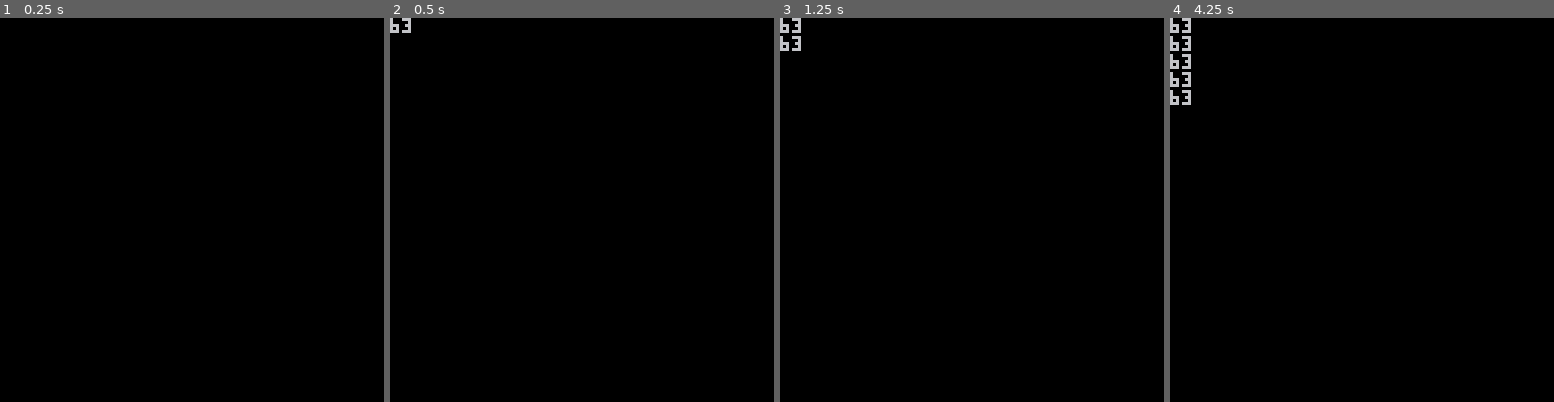
Above: before the commit, frames 1-4 (left to right).
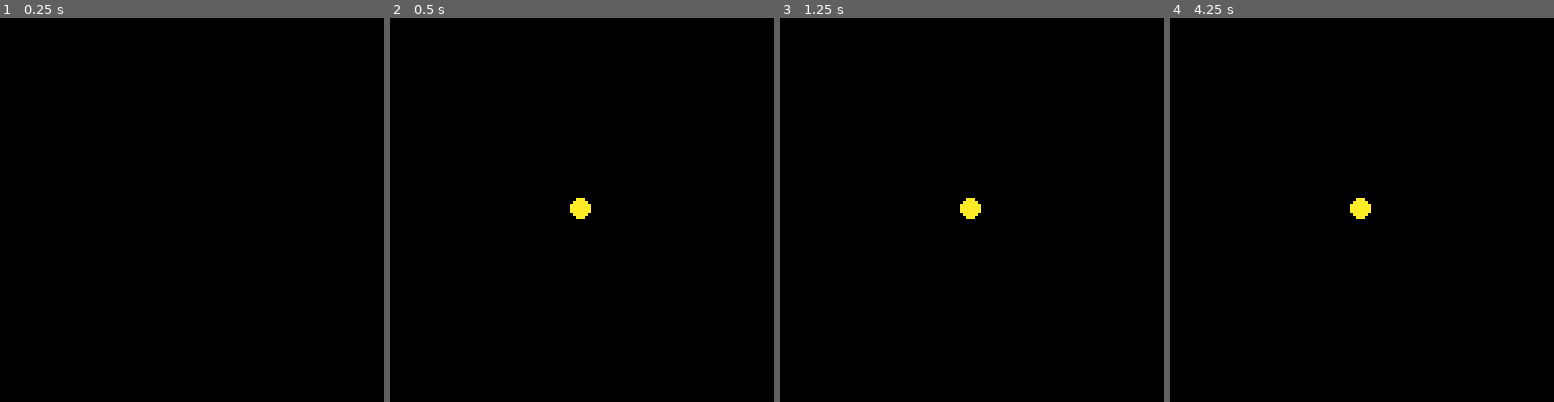
Above: after the commit, the same moments.

Repository: JohnErnestBonanno/pico8
Game: PICO-8 cartridge particles.p8
Same seed, same stepped clock (60 frames per second), same inputs: the game is played once before the commit and once after it.
Inputs:
- Up to frame 1 (0.25 s): no input
- Up to frame 2 (0.5 s): tap X (X key) at 0.33 s
- Up to frame 3 (1.25 s): tap X (X key) at 1.07 s
- Up to frame 4 (4.25 s): tap X (X key) at 1.85, 2.97, 4.08 s

Frame 1 is identical in both runs. In frame 2, 0.3% of the frame differs, in the area x 0-53%, y 0-53%; in frame 3, 0.5%; in frame 4, 0.8%.

Commit message:
Update to yellow circle on x press

Diff:
--- a/particles.p8
+++ b/particles.p8
@@ -17,7 +17,7 @@
 function _draw()
 	cls()
 	for p in all(parts) do
-		print(p.x)
+		circfill(p.x,p.y,3,10)
 	end
 end
 
